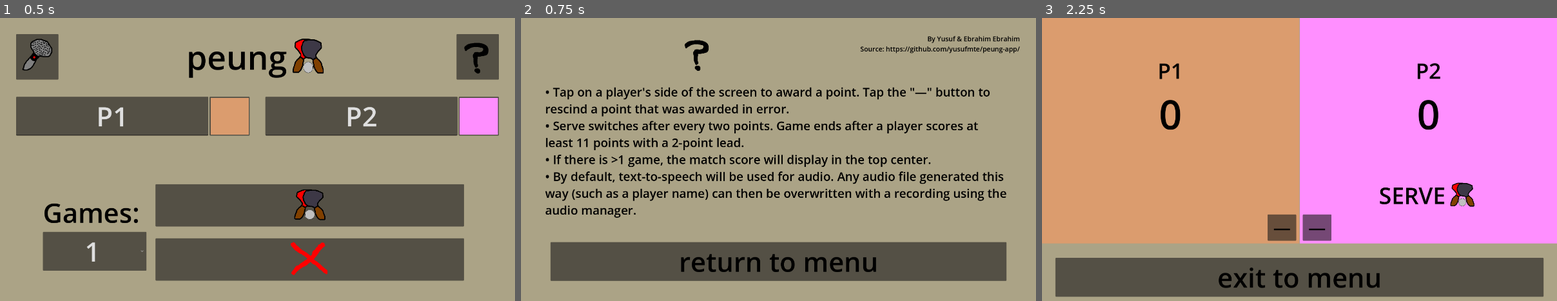
Above: before the commit, frames 1-3 (left to right).
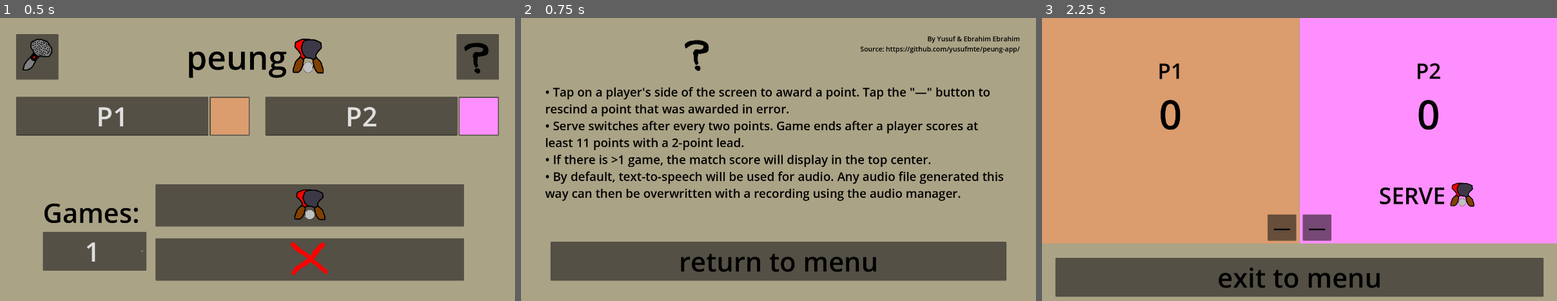
Above: after the commit, the same moments.

Repository: yusufmte/peung-app
Game: Godot game, scene res://scenes/menu.tscn
The game is run twice, just before and just after one commit, with the same random seed, the same clock (stepped at 60 frames per second) and the same inputs.
Inputs (mouse positions are in pixels of both pictures, inside the frame that each line leads up to):
- Up to frame 1 (0.5 s): no input
- Up to frame 2 (0.75 s): click (999, 57) at 0.5 s
- Up to frame 3 (2.25 s): click "return to menu" at 1.25 s; click (1351, 204) at 2 s

Frame 1 is identical in both runs. In frame 2, 2.1% of the frame differs, in the area x 4-95%, y 60-93%; in frame 3, nothing differs.
Error in both runs: Attempt to call function 'list_dir_begin' in base 'null instance' on a null instance. (res://scripts/global.gd:78)

Commit message:
remove extra parenthetical from help scene

Diff:
--- a/scenes/help.tscn
+++ b/scenes/help.tscn
@@ -73,7 +73,7 @@
 text = "• Tap on a player's side of the screen to award a point. Tap the \"—\" button to rescind a point that was awarded in error.
 • Serve switches after every two points. Game ends after a player scores at least 11 points with a 2-point lead.
 • If there is >1 game, the match score will display in the top center.
-• By default, text-to-speech will be used for audio. Any audio file generated this way (such as a player name) can then be overwritten with a recording using the audio manager."
+• By default, text-to-speech will be used for audio. Any audio file generated this way can then be overwritten with a recording using the audio manager."
 fit_content = true
 scroll_active = false
 
